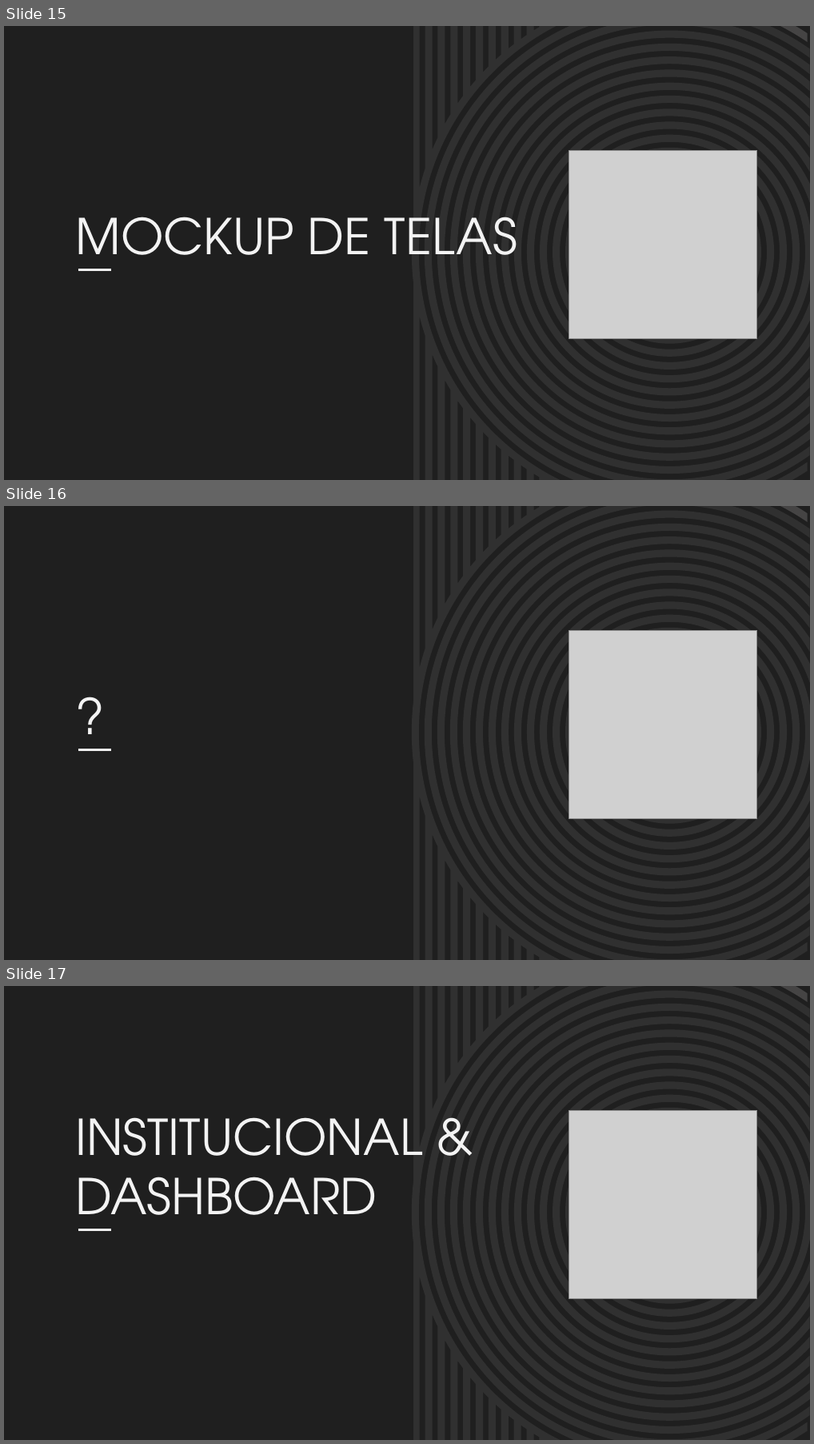
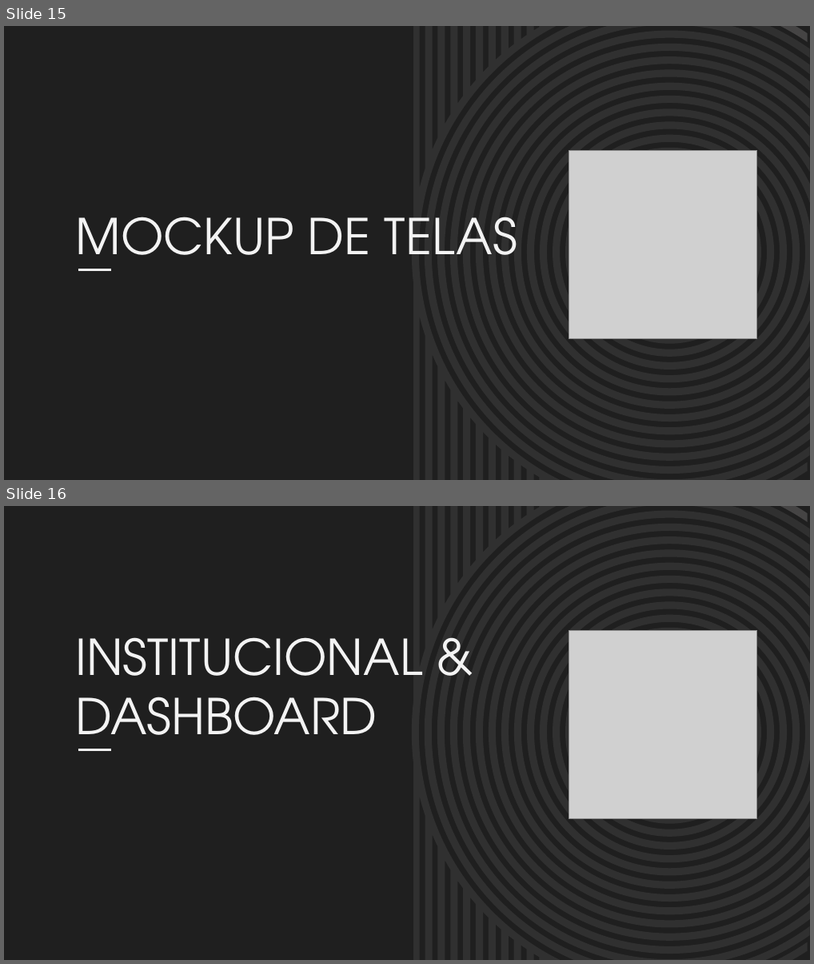
Before and after one commit to BandTec/primelloteirs, a slide deck: Documentacao/Slides KPRunnin - Sprint 2.pptx. Shown one above the other, each under a label of ours: slides 15, 16 and 17 before the commit, slides 15 and 16 after it. The pictures are 814x1444 and 814x964 pixels, drawn with LibreOffice and Linux fonts; fonts in the diff are those of the drawing; grey boxes stand for pictures. Boxes give left, top, right and bottom in pixels: in the first picture for what was removed or moved away, otherwise in the second. Text is boxed around its words. In the diff, an @@ line names an element or a change of style, - is before the commit and + after.

Commit message:
Upando Mockup de Tela, Atualização no Slide e correção gramatical na Dash

```diff
--- a/Documentacao/Slides KPRunnin - Sprint 2.pptx
+++ b/Documentacao/Slides KPRunnin - Sprint 2.pptx
@@ slide 16 removed at <box>4,506,810,960</box>, background #1F1F1F; not listed: 17 template elements that a slide beside it also shows @@
@@ freeform shape removed at <box>781,506,808,522</box> @@
@@ title removed at <box>68,577,747,752</box> @@
-?
@@ picture removed at <box>570,630,757,818</box> @@
@@ line removed from (78, 749) to (111, 749) @@
@@ freeform shape removed at <box>778,941,808,959</box> @@
@@ what was slide 17 is now slide 16 @@
```
Also in this commit, not shown: 2 other files.
